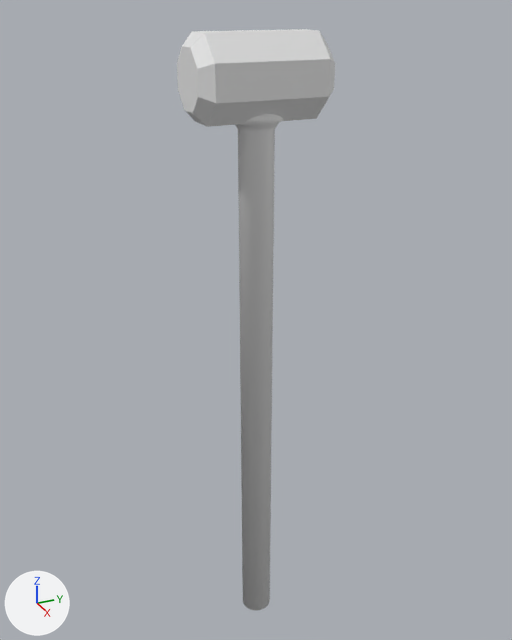
A saved change to the Blender file Destruction/Assets/My assets/Art/Models/Weapons/Sledge/Sledge.blend.
One viewpoint serves both versions: a camera (50 mm lens) standing at (3.58, -1.61, 4.06) and looking at (-0.11, 0.05, 2.22). Lighting does not change. The marker at lower left points along +X, +Y and +Z.
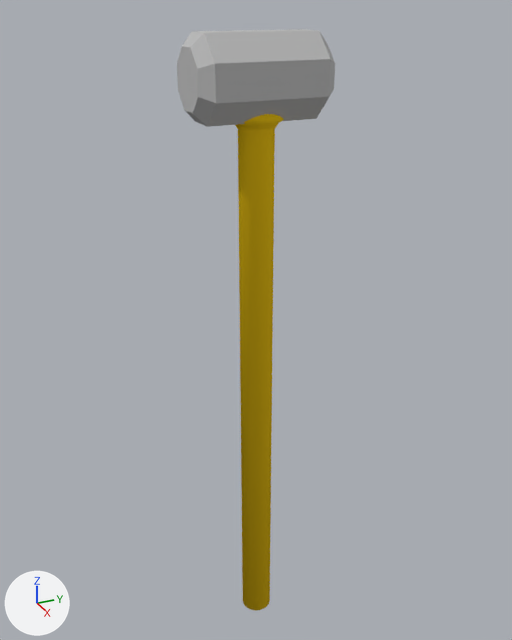
What the commit changed:
Material 'Material.002' (mat_material_002) is new.
Its base color is (0.5, 0.5, 0.5) (grey #bcbcbc).
Material 'Material.001' (mat_material_001) is new.
Its base color is (0.89, 0.573, 0.0118) (yellow #f2c71c).
me_cylinder_002 has 160 vertices, 130 faces and spans x -1.6..1.6, y -1.6..1.6, z 0.0..35.1.
me_cylinder_002 now uses material mat_material_001 (yellow #f2c71c).
me_cylinder_001 has 118 vertices, 76 faces and spans x -1.0..1.0, y -1.0..1.0, z -1.59..1.59.
me_cylinder_001 now uses material mat_material_002 (grey #bcbcbc).

Pixel boxes (x1, y1, x2, y2) of what changed, in the pictures (512 x 640 px):
'Cylinder', recoloured (grey to yellow): (235, 114, 284, 610) in both
'Cylinder.001', recoloured (white to grey): (177, 29, 335, 127) in both
